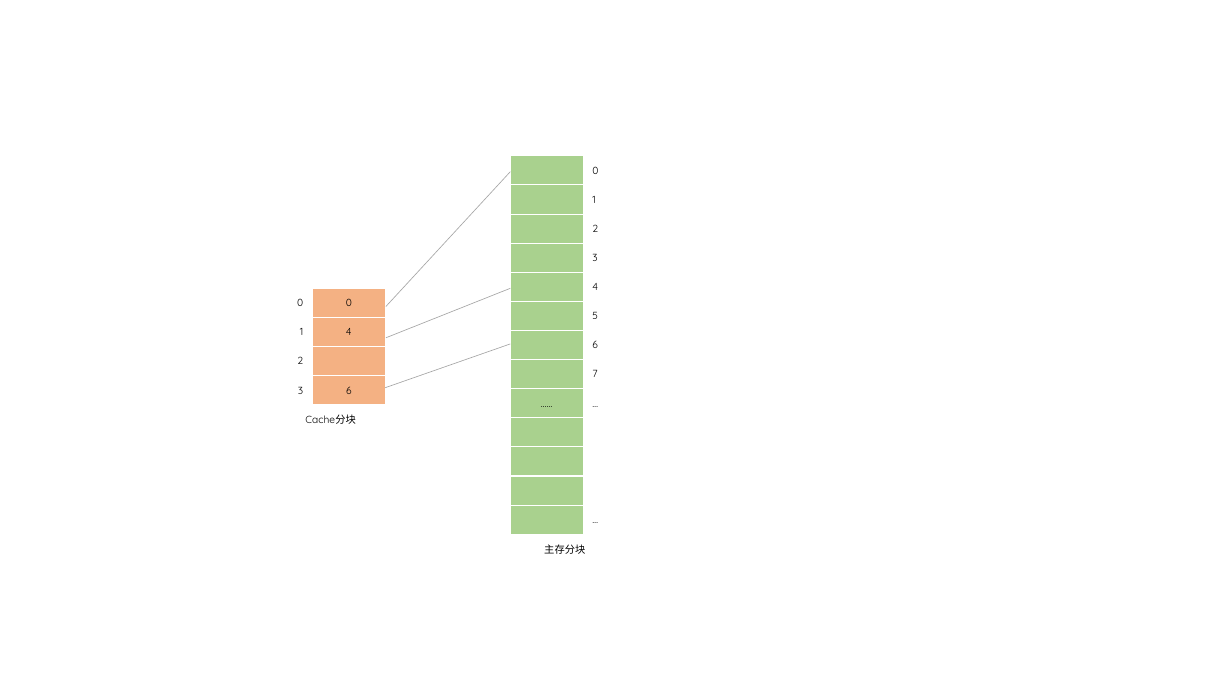
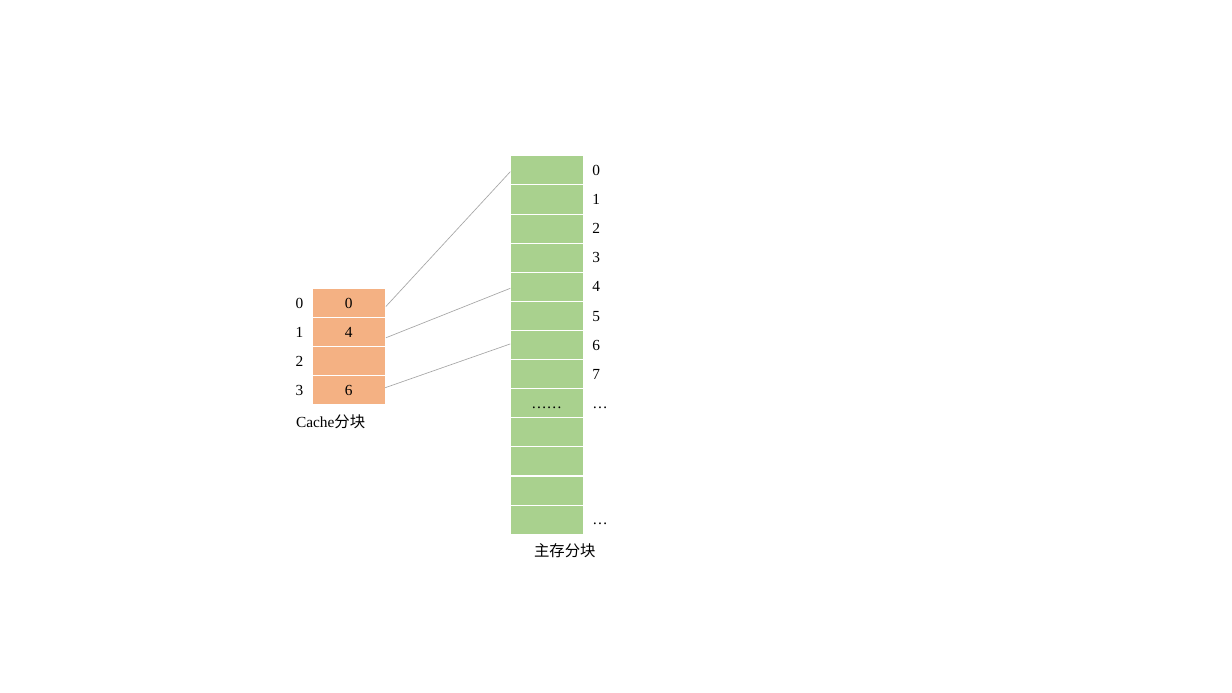
Before and after one commit to glplaman/glplaman.github.io, a slide deck: slide 21 of network/ppt/addressing.pptx. Drawn at 1232x693 pixels with LibreOffice and Linux fonts; fonts in the diff are those of the drawing. Boxes give left, top, right and bottom in pixels: in the first picture for what was removed or moved away, otherwise in the second. Text is boxed around its words. In the diff, an @@ line names an element or a change of style, - is before the commit and + after.

```diff
--- a/network/ppt/addressing.pptx
+++ b/network/ppt/addressing.pptx
@@ table at [510, 156, 619, 564] @@
@@ size 8 to 12 pt, font Quicksand to Times New Roman @@
@@ table at [276, 288, 385, 433] @@
@@ size 8 to 12 pt, font Quicksand to Times New Roman @@
```
Also in this commit, not shown: 32 other slides changed, 15 other files.
